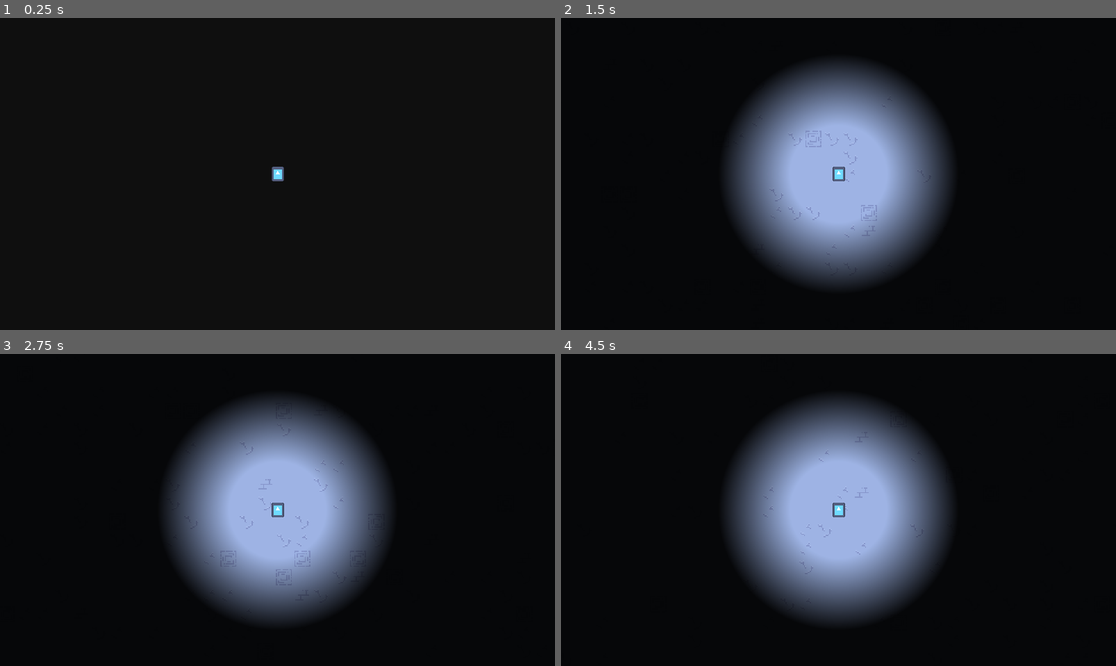
Above: before the commit, frames 1-4 (two rows, left to right).
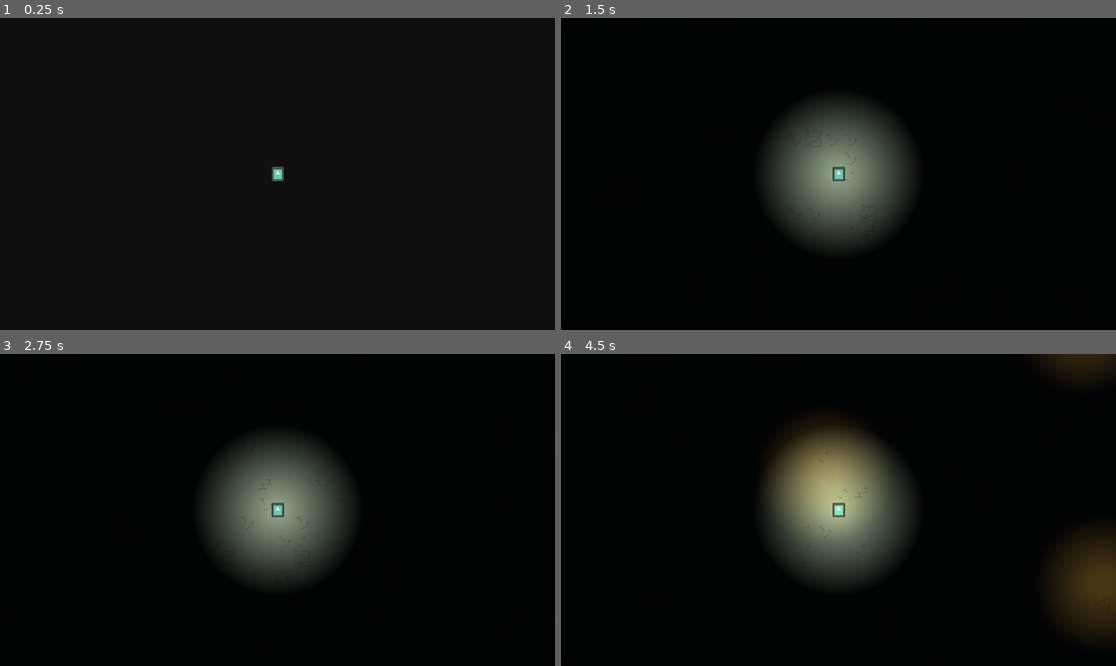
Above: after the commit, the same moments.

Repository: AlbanTE/projet-150h
Game: Godot game, scene res://scenes/main.tscn
The game is run twice, just before and just after one commit, with the same random seed, the same clock (stepped at 60 frames per second) and the same inputs. The engine's default icon, where the game draws it, is replaced by a stand-in: a white triangle on a blue panel in a dark square.
Inputs:
- Up to frame 1 (0.25 s): no input
- Up to frame 2 (1.5 s): tap Enter (ui_accept) at 0.5, 0.77 s; hold D (move_right) 0.53-1.28 s; tap G at 0.6 s; hold S (move_down) from 1.28 s (still down); tap H at 1.35 s
- Up to frame 3 (2.75 s): tap Enter (ui_accept) at 1.52 s; release S (move_down) at 2.03 s; hold D (move_right) from 2.03 s (still down); tap J at 2.1 s
- Up to frame 4 (4.5 s): release D (move_right) at 2.78 s; hold W (move_up) 2.78-3.53 s; tap K at 2.85 s; tap Enter (ui_accept) at 3.02, 3.77 s; hold A (move_left) from 3.53 s (still down); tap G at 3.6 s; tap H at 4.35 s

The runs differ from the first frame. In frame 1, 0.1% of the frame differs, in the area x 48-52%, y 47-53%; in frame 2, 24%; in frame 3, 24%; in frame 4, 27%, in the area x 29-100%, y 0-89%.

Commit message:
Refactor + torch lights on walls

Diff:
--- a/scenes/Grid/TileManager.gd
+++ b/scenes/Grid/TileManager.gd
@@ -1,6 +1,8 @@
 extends Node
 class_name CustomTileManager
 
+var rng: RandomNumberGenerator = RandomNumberGenerator.new()
+var torch: PackedScene = preload("res://scenes/objects/torch.tscn")
 
 func build_from_grid(ground_layer: TileMapLayer, wall_layer: TileMapLayer, grid_data: Array, offset: Vector2i = Vector2i.ZERO) -> void:
 	if not _is_valid_map_layer(ground_layer) or not _is_valid_map_layer(wall_layer) or grid_data.is_empty():
@@ -14,7 +16,30 @@
 		ground_layer.set_cells_terrain_connect(tile_positions, 0, 0)
 	if wall_positions.size() > 0:
 		wall_layer.set_cells_terrain_connect(wall_positions, 0, 0)
+		add_light_sources(wall_layer, 10)
 
+func add_light_sources(wall_layer: TileMapLayer, min_dist: float) -> void:
+	var candidates = wall_layer.get_used_cells_by_id(0, Vector2i(2,2))
+	var half_tile_size = wall_layer.tile_set.tile_size / 2
+
+	var added: Array[Vector2i] = []
+
+	for i in range(candidates.size()):
+		var cell: Vector2i = candidates.pick_random()
+		var too_close: bool = false
+		for other in added:
+			if cell.distance_to(other) < min_dist:
+				too_close = true
+
+		if too_close: continue
+
+
+		var world_position = wall_layer.tile_set.tile_size * cell + half_tile_size
+		var torch_instance: Node2D = torch.instantiate()
+		torch_instance.global_position = world_position
+		wall_layer.add_child(torch_instance)
+		added.append(cell)
+		candidates.erase(cell)
 
 func _collect_tile_positions(grid_data: Array, offset: Vector2i):
 	var positions: Array[Vector2i] = []
--- a/scenes/main.tscn
+++ b/scenes/main.tscn
@@ -6,7 +6,7 @@
 [ext_resource type="Texture2D" uid="uid://lvds0l4f8rww" path="res://assets/dungeon-gathering-assets/Set 1.0.png" id="2_tipki"]
 [ext_resource type="Script" uid="uid://dkgjxovaxsw7m" path="res://scenes/player/components/HealthComponent.gd" id="3_healthcomponent"]
 [ext_resource type="Script" uid="uid://swhibyo66w2d" path="res://scenes/player/Player.gd" id="4_player"]
-[ext_resource type="Shader" uid="uid://ce4sr8akrqun2" path="res://scenes/flash_effect.gdshader" id="6_choun"]
+[ext_resource type="Shader" uid="uid://ce4sr8akrqun2" path="res://shaders/flash_effect.gdshader" id="6_choun"]
 [ext_resource type="Script" uid="uid://bo3tbcvkj0tx6" path="res://scenes/main.gd" id="6_main"]
 [ext_resource type="Texture2D" uid="uid://cb3w81afn5w4k" path="res://assets/dungeon-gathering-assets/Set 1.png" id="7_o6xl0"]
 
@@ -61,7 +61,7 @@
 }
 
 [sub_resource type="Gradient" id="Gradient_ya4ey"]
-offsets = PackedFloat32Array(0.23394495, 0.57798165)
+offsets = PackedFloat32Array(0, 0.5504587)
 colors = PackedColorArray(1, 1, 1, 1, 0, 0, 0, 1)
 
 [sub_resource type="GradientTexture2D" id="GradientTexture2D_eb6dy"]
@@ -1193,12 +1193,13 @@
 }
 
 [node name="PointLight2D" type="PointLight2D" parent="CharacterBody2D"]
+color = Color(0.99561507, 0.9884071, 0.64249647, 1)
 energy = 1.5
 range_item_cull_mask = 3
 shadow_enabled = true
 shadow_filter = 1
 texture = SubResource("GradientTexture2D_eb6dy")
-texture_scale = 2.0
+texture_scale = 1.5
 
 [node name="TileSets" type="Node2D" parent="."]
 
@@ -1213,4 +1214,4 @@
 tile_set = SubResource("TileSet_85g3d")
 
 [node name="CanvasModulate" type="CanvasModulate" parent="."]
-color = Color(0.060530342, 0.06053035, 0.060530327, 1)
+color = Color(0.0253638, 0.0253638, 0.025363814, 1)
--- /dev/null
+++ b/scenes/objects/torch.tscn
@@ -0,0 +1,102 @@
+[gd_scene load_steps=13 format=3 uid="uid://vy2afedvwhel"]
+
+[ext_resource type="Texture2D" uid="uid://bvyeupmis4adq" path="res://assets/dungeon-gathering-assets/Torch Yellow.png" id="1_d4v33"]
+
+[sub_resource type="AtlasTexture" id="AtlasTexture_my26j"]
+atlas = ExtResource("1_d4v33")
+region = Rect2(0, 0, 16, 16)
+
+[sub_resource type="AtlasTexture" id="AtlasTexture_o2tjn"]
+atlas = ExtResource("1_d4v33")
+region = Rect2(16, 0, 16, 16)
+
+[sub_resource type="AtlasTexture" id="AtlasTexture_r3k50"]
+atlas = ExtResource("1_d4v33")
+region = Rect2(32, 0, 16, 16)
+
+[sub_resource type="AtlasTexture" id="AtlasTexture_ndh0a"]
+atlas = ExtResource("1_d4v33")
+region = Rect2(48, 0, 16, 16)
+
+[sub_resource type="AtlasTexture" id="AtlasTexture_ktql7"]
+atlas = ExtResource("1_d4v33")
+region = Rect2(64, 0, 16, 16)
+
+[sub_resource type="AtlasTexture" id="AtlasTexture_gybtl"]
+atlas = ExtResource("1_d4v33")
+region = Rect2(80, 0, 16, 16)
+
+[sub_resource type="AtlasTexture" id="AtlasTexture_21l5o"]
+atlas = ExtResource("1_d4v33")
+region = Rect2(96, 0, 16, 16)
+
+[sub_resource type="AtlasTexture" id="AtlasTexture_wjrvc"]
+atlas = ExtResource("1_d4v33")
+region = Rect2(112, 0, 16, 16)
+
+[sub_resource type="SpriteFrames" id="SpriteFrames_2bkw1"]
+animations = [{
+"frames": [{
+"duration": 1.0,
+"texture": SubResource("AtlasTexture_my26j")
+}, {
+"duration": 1.0,
+"texture": SubResource("AtlasTexture_o2tjn")
+}, {
+"duration": 1.0,
+"texture": SubResource("AtlasTexture_r3k50")
+}, {
+"duration": 1.0,
+"texture": SubResource("AtlasTexture_ndh0a")
+}, {
+"duration": 1.0,
+"texture": SubResource("AtlasTexture_ktql7")
+}, {
+"duration": 1.0,
+"texture": SubResource("AtlasTexture_gybtl")
+}, {
+"duration": 1.0,
+"texture": SubResource("AtlasTexture_21l5o")
+}, {
+"duration": 1.0,
+"texture": SubResource("AtlasTexture_wjrvc")
+}],
+"loop": true,
+"name": &"burn",
+"speed": 10.0
+}, {
+"frames": [],
+"loop": true,
+"name": &"default",
+"speed": 5.0
+}]
+
+[sub_resource type="Gradient" id="Gradient_etrdt"]
+offsets = PackedFloat32Array(0, 0.08027523, 0.4472477)
+colors = PackedColorArray(1, 1, 1, 1, 1, 1, 1, 1, 0, 0, 0, 1)
+
+[sub_resource type="GradientTexture2D" id="GradientTexture2D_x1r1x"]
+gradient = SubResource("Gradient_etrdt")
+width = 256
+height = 256
+fill = 1
+fill_from = Vector2(0.5, 0.5)
+
+[node name="Node2D" type="Node2D"]
+
+[node name="AnimatedSprite2D" type="AnimatedSprite2D" parent="."]
+light_mask = 2
+visibility_layer = 2
+sprite_frames = SubResource("SpriteFrames_2bkw1")
+animation = &"burn"
+autoplay = "burn"
+
+[node name="PointLight2D" type="PointLight2D" parent="AnimatedSprite2D"]
+position = Vector2(0, 15)
+color = Color(0.9043261, 0.5873669, 0.15170373, 1)
+energy = 0.75
+range_item_cull_mask = 3
+shadow_enabled = true
+shadow_filter = 1
+texture = SubResource("GradientTexture2D_x1r1x")
+texture_scale = 0.75
Renamed: scenes/flash_effect.gdshader -> shaders/flash_effect.gdshader
Renamed: scenes/flash_effect.gdshader.uid -> shaders/flash_effect.gdshader.uid
